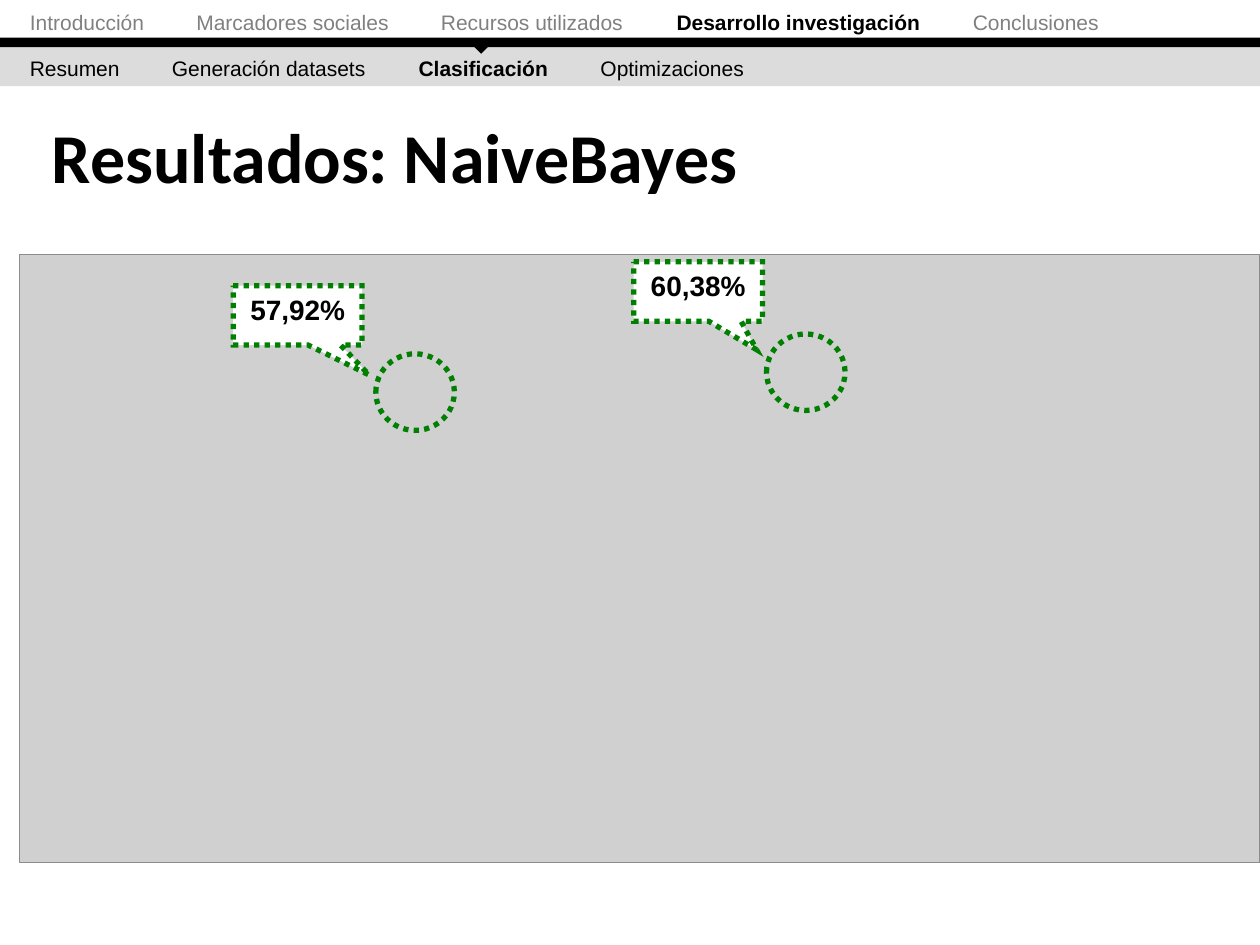
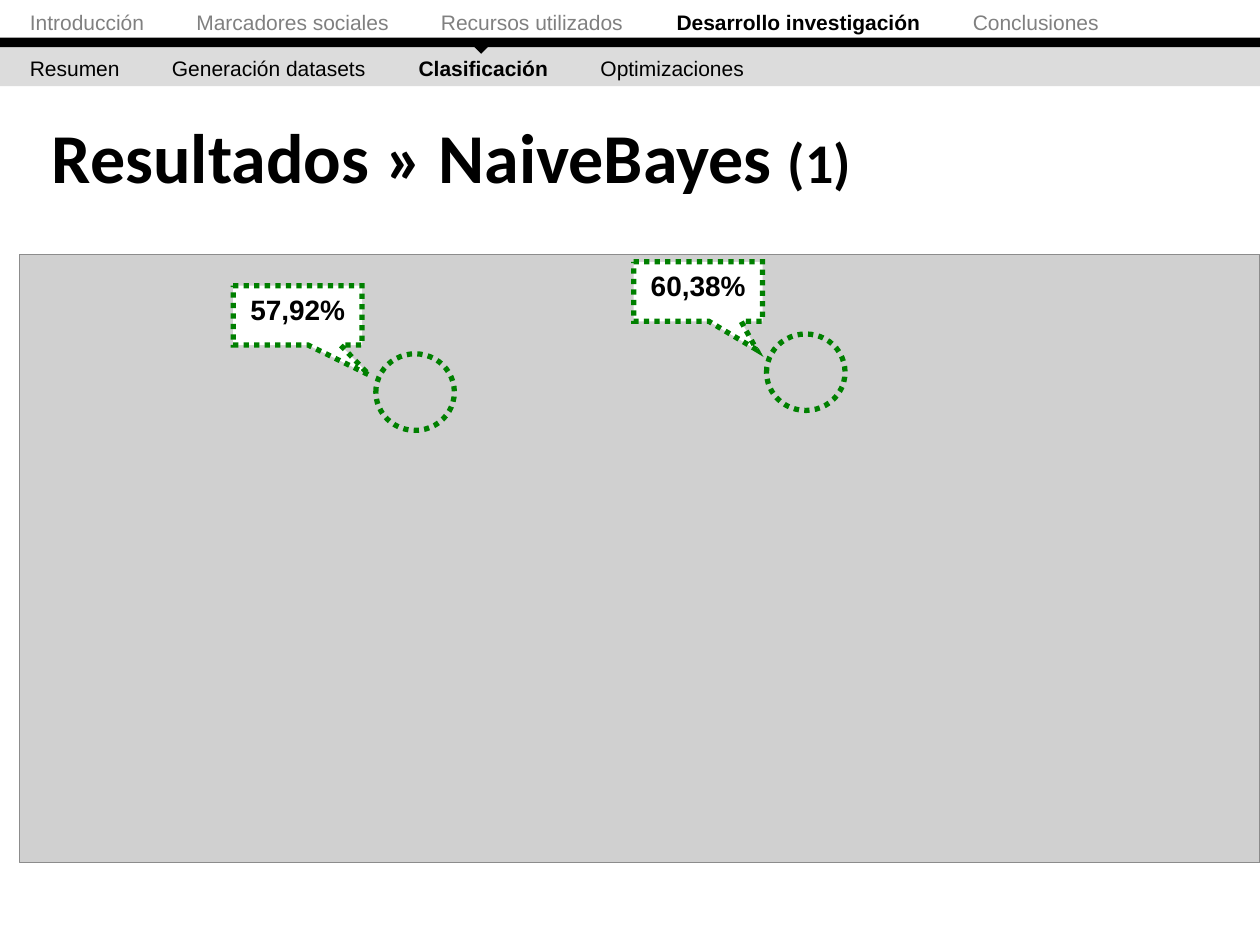
Before and after one commit to ak907kenai/nicotournetesis, a slide deck: slide 43 of docs_trunk/Presentación/Nicolás Tourné - Presentación Tesis (v2.1).ppt. Drawn at 1260x945 pixels with LibreOffice and Linux fonts; fonts in the diff are those of the drawing; grey boxes stand for pictures. Boxes give left, top, right and bottom in pixels: in the first picture for what was removed or moved away, otherwise in the second. Text is boxed around its words. In the diff, an @@ line names an element or a change of style, - is before the commit and + after.

```diff
--- a/docs_trunk/Presentación/Nicolás Tourné - Presentación Tesis (v2.1).ppt
+++ b/docs_trunk/Presentación/Nicolás Tourné - Presentación Tesis (v2.1).ppt
@@ title at <box>52,134,851,194</box>: text changed @@
-Resultados: NaiveBayes
+Resultados » NaiveBayes (1)
```
Also in this commit, not shown: 6 other slides changed, 3 slides added.
